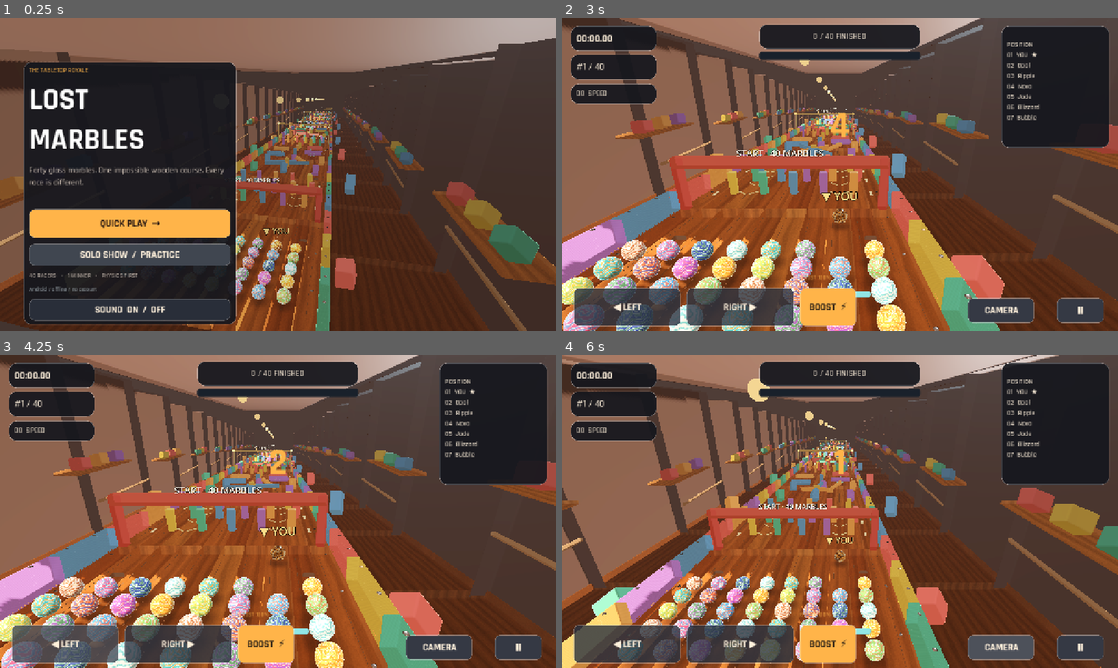
Above: before the commit, frames 1-4 (two rows, left to right).
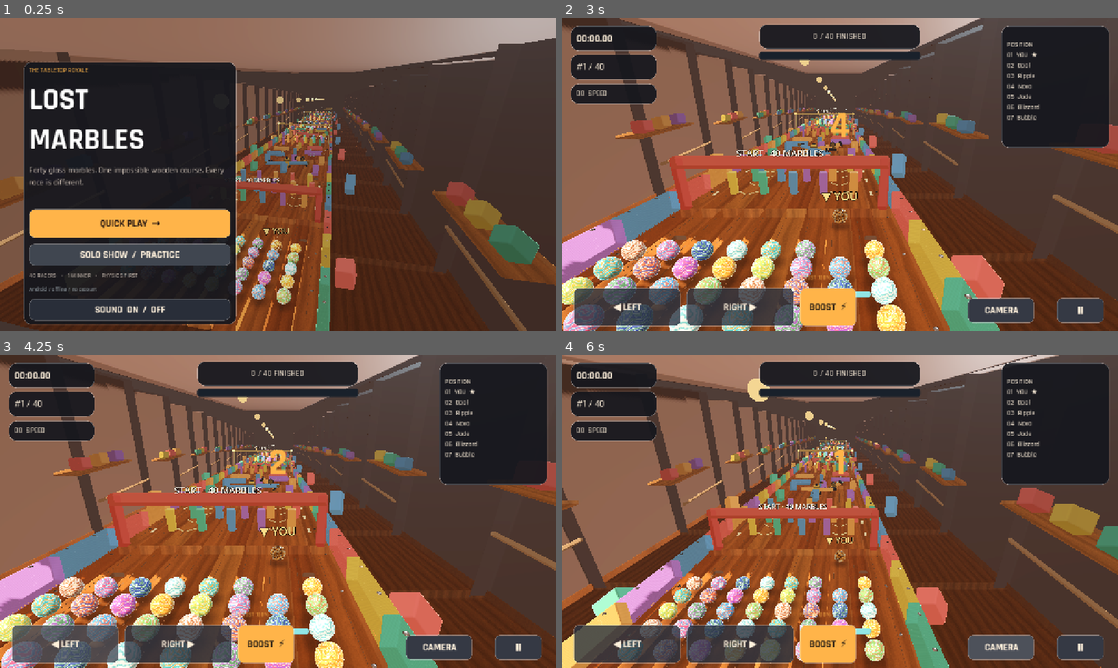
Above: after the commit, the same moments.

Repository: dbrckk/Marble-race-
Game: Godot game, scene res://scenes/main.tscn
The game is run twice, just before and just after one commit, with the same random seed, the same clock (stepped at 60 frames per second) and the same inputs.
Inputs:
- Up to frame 1 (0.25 s): no input
- Up to frame 2 (3 s): click "QUICK PLAY →" at 0.5 s; click "HEAD START JUMP THE GUN" at 1.25 s; click "HEAD START JUMP THE GUN" at 2 s; click "START RACE →" at 2.75 s
- Up to frame 3 (4.25 s): click "◀ LEFT" at 3.5 s
- Up to frame 4 (6 s): click "RIGHT ▶" at 4.25 s; click "BOOST ⚡" at 5 s; click "CAMERA" at 5.75 s

The runs differ from the first frame. In frame 1, 0.1% of the frame differs, in the area x 47-95%, y 30-83%; in frame 2, 0.2%, in the area x 3-100%, y 30-90%; in frame 3, 0.1%; in frame 4, 0.2%.

Commit message:
v0.6: premium moving obstacle art, deterministic kinetic animations and metal impact sounds

Diff:
--- a/scripts/audio.gd
+++ b/scripts/audio.gd
@@ -12,6 +12,10 @@
     preload("res://assets/audio/sfx/wood_1.ogg"),
     preload("res://assets/audio/sfx/wood_2.ogg"),
     preload("res://assets/audio/sfx/wood_3.ogg")
+]
+const METAL_HITS = [
+    preload("res://assets/audio/sfx/metal_hit_1.ogg"),
+    preload("res://assets/audio/sfx/metal_hit_2.ogg")
 ]
 const GLASS_HITS = [
     preload("res://assets/audio/sfx/glass_1.ogg"),
@@ -241,7 +245,8 @@
     if speed < 1.5:
         return
     collision_delay = 0.09 if speed > 7 else 0.17
-    var kind = GLASS_HITS if _body is RigidBody3D else WOOD_HITS
+    var is_motor := _body.name.begins_with("KineticPaddle") or _body.name.begins_with("SwingHammer")
+    var kind = METAL_HITS if is_motor else (GLASS_HITS if _body is RigidBody3D else WOOD_HITS)
     if speed >= 8.5 and haptic_cooldown <= 0.0 and OS.has_feature("mobile"):
         Input.vibrate_handheld(22)
         haptic_cooldown = 0.52
--- a/scripts/game.gd
+++ b/scripts/game.gd
@@ -12,6 +12,7 @@
 const TrackFX = preload("res://scripts/track_fx.gd")
 const ContactShadows = preload("res://scripts/contact_shadows.gd")
 const LACQUER_SHADER = preload("res://shaders/lacquer.gdshader")
+const MechanismArt = preload("res://scripts/mechanism_art.gd")
 
 const MARBLE_COUNT := 40
 const SLOPE := 0.085
@@ -60,6 +61,7 @@
 var contact_shadows: Node3D
 var workshop_lamps: Array[OmniLight3D] = []
 var lamp_refresh := 0.0
+var kinetic_time := 0.0
 
 func _ready() -> void:
     rng.seed = 424242
@@ -305,6 +307,7 @@
     art.position = hit.position
     art.material_override = _lacquer(BARRIER_COLORS[(n+3)%6])
     hinge.add_child(art)
+    MechanismArt.decorate_hammer(hinge, parent, _mat(Color("#d6ad67"),0.27,0.72), _mat(Color("#262b33"),0.52,0.12))
     hinge.set_meta("motion_kind","hammer")
     hinge.set_meta("speed",1.3+float(n%3)*0.22)
     hinge.set_meta("phase",float(n)*1.8)
@@ -333,18 +336,18 @@
         spoke.rotation.y = PI * 0.5 * i
         pivot.add_child(spoke)
         var mesh = MeshInstance3D.new()
-        var box = BoxMesh.new()
-        box.size = Vector3(7.1 if i==0 else 4.8, 0.56, 0.34)
-        mesh.mesh = box
+        var arm_size = Vector3(7.1 if i==0 else 4.8, 0.56, 0.34)
+        mesh.mesh = Visuals.rounded_box(arm_size,0.12)
         mesh.material_override = _lacquer(color if i==0 else BARRIER_COLORS[(n+3)%6])
         spoke.add_child(mesh)
         # Collider needs rotation on CollisionShape rather than relying on untransformed parent body.
         var hit = CollisionShape3D.new()
         var shape = BoxShape3D.new()
-        shape.size = box.size
+        shape.size = arm_size
         hit.shape = shape
         hit.rotation.y = spoke.rotation.y
         pivot.add_child(hit)
+        MechanismArt.stripe_arm(spoke,arm_size, _mat(Color("#242936"),0.37,0.24))
     var axle = MeshInstance3D.new()
     var cyl = CylinderMesh.new()
     cyl.height = 1.3
@@ -353,6 +356,7 @@
     axle.mesh = cyl
     axle.material_override = _mat(Color("#f0c361"), 0.25, 0.16)
     pivot.add_child(axle)
+    MechanismArt.decorate_spinner(pivot, parent, _mat(Color("#d6ad67"),0.27,0.72), _mat(Color("#292d35"),0.36,0.22))
     pivot.set_meta("motion_kind","spinner")
     pivot.set_meta("spin_speed", (1.0 if n%2==0 else -1.0) * (0.72 + n*0.022))
     moving_obstacles.append(pivot)
@@ -629,6 +633,9 @@
                 last_checkpoint = cp
                 if cp >= 0:
                     audio.tone("checkpoint")
+                    var cosmetics := board.get_node_or_null("PolishedToyDetails")
+                    if is_instance_valid(cosmetics):
+                        cosmetics.pulse_checkpoint(cp)
                     ui.show_checkpoint(cp+1)
                     _burst(player.global_position, false)
         if boosting:
@@ -650,13 +657,14 @@
         ui.update_hud()
 
 func _physics_process(delta: float) -> void:
+    kinetic_time += delta
     for obj in moving_obstacles:
         if not is_instance_valid(obj):
             continue
         if obj.get_meta("motion_kind", "") == "spinner":
             obj.rotation.y += delta * float(obj.get_meta("spin_speed"))
         else:
-            obj.rotation.z = sin(world_time*float(obj.get_meta("speed"))+float(obj.get_meta("phase")))*0.65
+            obj.rotation.z = sin(kinetic_time*float(obj.get_meta("speed"))+float(obj.get_meta("phase")))*0.65
     if race_state != "RACING":
         return
     for m in racers:
--- a/scripts/marble.gd
+++ b/scripts/marble.gd
@@ -70,8 +70,8 @@
     var sphere = SphereMesh.new()
     sphere.radius = RADIUS
     sphere.height = RADIUS * 2.0
-    sphere.radial_segments = 24
-    sphere.rings = 12
+    sphere.radial_segments = 32 if is_player else 24
+    sphere.rings = 16 if is_player else 12
     mesh.mesh = sphere
     var material = ShaderMaterial.new()
     material.shader = SHADER
--- /dev/null
+++ b/scripts/mechanism_art.gd
@@ -0,0 +1,79 @@
+extends RefCounted
+## Decorative clockwork meshes that follow the actual AnimatableBody3D colliders.
+## The meshes have no physics shapes: no additional contacts or mobile GPU shadow maps.
+
+static func _cylinder(radius: float, height: float, material: Material, name_text: String) -> MeshInstance3D:
+    var mi := MeshInstance3D.new()
+    mi.name = name_text
+    var shape := CylinderMesh.new()
+    shape.top_radius = radius
+    shape.bottom_radius = radius
+    shape.height = height
+    shape.radial_segments = 24
+    mi.mesh = shape
+    mi.material_override = material
+    mi.cast_shadow = GeometryInstance3D.SHADOW_CASTING_SETTING_OFF
+    return mi
+
+static func _box(size: Vector3, material: Material, name_text: String) -> MeshInstance3D:
+    var mi := MeshInstance3D.new()
+    mi.name = name_text
+    var mesh := BoxMesh.new()
+    mesh.size = size
+    mi.mesh = mesh
+    mi.material_override = material
+    mi.cast_shadow = GeometryInstance3D.SHADOW_CASTING_SETTING_OFF
+    return mi
+
+static func stripe_arm(spoke: Node3D, size: Vector3, ink: Material) -> void:
+    # Black molded warning inlays travel exactly with the actual motor arm.
+    for side in [-1.0,1.0]:
+        for j in range(3):
+            var mark := _box(Vector3(0.16,0.014,size.z*0.84),ink,"InlaidHazardStripe")
+            mark.position = Vector3(side*(size.x*0.5 - 0.55 - j*0.28),size.y*0.5+0.007,0.0)
+            mark.rotation.y = 0.36
+            spoke.add_child(mark)
+
+static func decorate_spinner(pivot: Node3D, track: Node3D, brass: Material, graphite: Material) -> void:
+    # Static bearing at floor level, under a moving brass spindle.
+    var base := _cylinder(0.59,0.22,graphite,"MotorMount")
+    base.position = pivot.position + Vector3(0,-0.60,0)
+    track.add_child(base)
+    var plinth := _cylinder(0.49,0.18,brass,"BearingBezel")
+    plinth.position.y = -0.47
+    pivot.add_child(plinth)
+    var spindle := _cylinder(0.17,1.45,graphite,"SteelDriveShaft")
+    spindle.position.y = 0.02
+    pivot.add_child(spindle)
+    var boss := _cylinder(0.50,0.17,brass,"PolishedCenterCap")
+    boss.position.y = 0.39
+    pivot.add_child(boss)
+    var pin := _cylinder(0.26,0.035,graphite,"CenterBadge")
+    pin.position.y = 0.49
+    pivot.add_child(pin)
+    for side in [-1.0,1.0]:
+        var end := _cylinder(0.18,0.39,brass,"RoundedPaddleEnd")
+        end.rotation.x = PI * 0.5
+        end.position = Vector3(side*3.46,0,0)
+        pivot.add_child(end)
+
+static func decorate_hammer(hinge: Node3D, track: Node3D, brass: Material, graphite: Material) -> void:
+    # Visible wall-mounted oscillating joint, arm and screws.
+    var mount := _cylinder(0.47,0.33,graphite,"PendulumFloorBearing")
+    mount.position = hinge.position + Vector3(0,-0.81,0)
+    track.add_child(mount)
+    var shaft := _cylinder(0.15,0.98,brass,"PendulumConnectingRod")
+    shaft.position.y = -0.20
+    hinge.add_child(shaft)
+    var ring := _cylinder(0.37,0.17,graphite,"OscillatorAxis")
+    ring.rotation.x = PI*0.5
+    ring.position = Vector3(0,0,0.36)
+    hinge.add_child(ring)
+    var brass_cap := _cylinder(0.27,0.20,brass,"OscillatorCenterCap")
+    brass_cap.rotation.x = PI*0.5
+    brass_cap.position = Vector3(0,0,0.48)
+    hinge.add_child(brass_cap)
+    for side in [-1.0,1.0]:
+        var bumper := _box(Vector3(0.24,0.62,0.75),graphite,"SoftHammerTip")
+        bumper.position = Vector3(side*1.05,-0.45,0)
+        hinge.add_child(bumper)
--- a/scripts/track_fx.gd
+++ b/scripts/track_fx.gd
@@ -6,6 +6,7 @@
 var beacons: Array[Node3D] = []
 var pulsing_materials: Array[StandardMaterial3D] = []
 var clock := 0.0
+var checkpoint_flashes := [0.0,0.0,0.0]
 
 func _ready() -> void:
     _rivet_instancing()
@@ -119,9 +120,16 @@
             beacons.append(bulb)
             pulsing_materials.append(m)
 
+func pulse_checkpoint(index: int) -> void:
+    if index >= 0 and index < checkpoint_flashes.size():
+        checkpoint_flashes[index] = 1.4
+
 func _process(delta: float) -> void:
     clock+=delta
+    for i in range(checkpoint_flashes.size()):
+        checkpoint_flashes[i] = maxf(0.0,checkpoint_flashes[i]-delta)
     for idx in range(pulsing_materials.size()):
         var wave=0.45+0.45*sin(clock*3.2+idx*0.95)
-        pulsing_materials[idx].emission_energy_multiplier=0.6+wave*1.0
-        beacons[idx].scale=Vector3.ONE*(0.88+wave*0.15)
+        var celebration := clampf(checkpoint_flashes[idx / 2],0.0,1.0)
+        pulsing_materials[idx].emission_energy_multiplier=0.6+wave*1.0+celebration*2.3
+        beacons[idx].scale=Vector3.ONE*(0.88+wave*0.15+celebration*0.17)
--- a/tests/smoke.gd
+++ b/tests/smoke.gd
@@ -12,7 +12,22 @@
     await process_frame
     assert(is_instance_valid(race.camera), "Missing camera")
     assert(is_instance_valid(race.board), "Missing 3D track")
-    assert(race.moving_obstacles.size() >= 4, "Expected working kinetic paddles")
+    assert(race.moving_obstacles.size() >= 10, "Expected animated paddles and hammers")
+    var spinning := 0
+    var swinging := 0
+    for motor in race.moving_obstacles:
+        if motor.get_meta("motion_kind","") == "spinner":
+            spinning += 1
+            assert(is_instance_valid(motor.get_node_or_null("PolishedCenterCap")), "Missing premium center cap")
+        elif motor.get_meta("motion_kind","") == "hammer":
+            swinging += 1
+            assert(is_instance_valid(motor.get_node_or_null("OscillatorCenterCap")), "Missing hammer hinge")
+    assert(spinning >= 5 and swinging >= 5, "Five matching paddles and hammers needed")
+    var course_fx = race.board.get_node_or_null("PolishedToyDetails")
+    assert(course_fx != null, "Missing checkpoint effects")
+    course_fx.pulse_checkpoint(0)
+    assert(course_fx.checkpoint_flashes[0] > 1.0, "Checkpoint flash not triggered")
+    assert(ResourceLoader.exists("res://assets/audio/sfx/metal_hit_1.ogg"), "Metal impact sound missing")
     assert(race.race_state == "MENU", "Should start on title screen")
     assert(race.workshop_lamps.size() >= 8, "Workshop lights missing")
     assert(race.audio.spatial_channels.size() == 7, "Impact audio channels missing")
@@ -44,6 +59,7 @@
         if marble.linear_velocity.length() > 0.01:
             active += 1
     assert(active > 0, "Rigidbodies did not start moving")
+    assert(race.kinetic_time > 0.0, "Moving obstacle animation not advanced")
     var previous_mode = race.cam_mode
     race.cycle_camera()
     assert(race.cam_mode != previous_mode, "Camera change not registered")
@@ -56,7 +72,7 @@
     race.return_to_menu()
     assert(race.race_state == "MENU", "Menu return failed")
     assert(race.contact_shadows.pool.visible_instance_count == 0, "Menu should release race shadows")
-    print("SMOKE_PASS: physics, 40 racers, pooled shadows, spatial sound, material, HUD, menu")
+    print("SMOKE_PASS: 40 racers, rounded kinetic mechanisms, checkpoint flashes, audio, physics, HUD")
     race.queue_free()
     for i in range(4):
         await process_frame
--- /dev/null
+++ b/tests/visual_detail.gd
@@ -0,0 +1,25 @@
+extends SceneTree
+## Visual regression reference for moving obstacles; run under xvfb on GLES.
+func _initialize() -> void:
+    call_deferred("_capture")
+
+func _capture() -> void:
+    var game = load("res://scenes/main.tscn").instantiate()
+    root.add_child(game)
+    await process_frame
+    game.set_process(false)
+    game.ui.root.visible = false
+    game.camera.global_position = Vector3(8.8, 7.1, -4.0)
+    game.camera.fov = 62.0
+    game.camera.look_at(Vector3(0.0, game.height_at(-16.0) + 0.5, -16.0),Vector3.UP)
+    for light in game.workshop_lamps:
+        light.visible = absf(light.global_position.z + 16.0) < 25.0
+    for i in range(10):
+        await process_frame
+    await RenderingServer.frame_post_draw
+    var picture = root.get_viewport().get_texture().get_image()
+    picture.save_png("user://detail-kinetic.png")
+    print("DETAIL_CAPTURE_OK",picture.get_size())
+    game.queue_free()
+    await process_frame
+    quit(0)
Binary file added: docs/screenshots/v0.6-mechanisms.jpg
Binary file added: docs/screenshots/v0.6-race.jpg
Not shown, changed: export_presets.cfg
Not shown, added: scripts/mechanism_art.gd.uid
Not shown, changed: README.md
Not shown, added: assets/audio/sfx/metal_hit_1.ogg
Not shown, added: assets/audio/sfx/metal_hit_2.ogg
Not shown, added: tools/generate_metal_impacts.py
